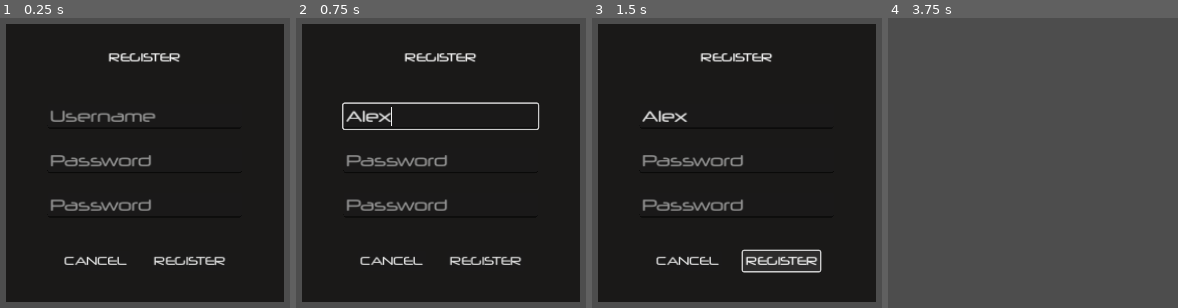
Above: before the commit, frames 1-4 (left to right).
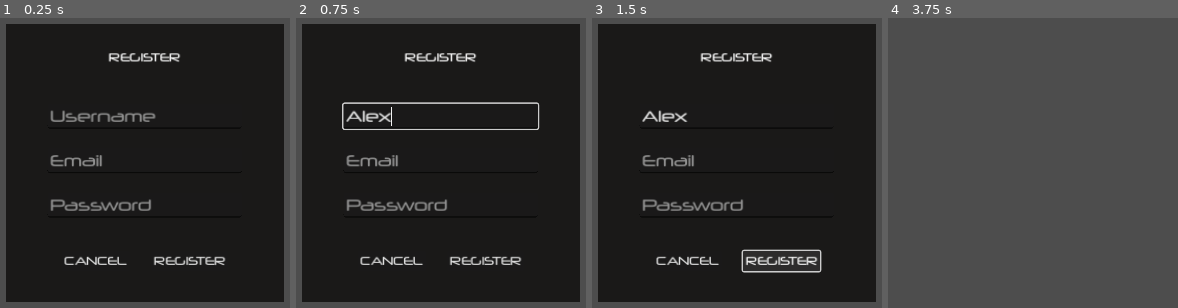
Above: after the commit, the same moments.

Repository: AAAMON/IP-2A3-2024
Game: Godot game, scene res://authentification/register.tscn
Two runs of this game, one before a commit and one after it. Both use one fixed random seed, a clock stepped at 60 frames per second and the inputs below. This scene is started directly instead of the project's main scene.
Inputs (mouse positions are in pixels of both pictures, inside the frame that each line leads up to):
- Up to frame 1 (0.25 s): no input
- Up to frame 2 (0.75 s): click (441, 116) at 0.52 s; type "Alex" at 0.6 s
- Up to frame 3 (1.5 s): click "REGISTER" at 1.25 s
- Up to frame 4 (3.75 s): click "REGISTER" at 2 s; click "REGISTER" at 2.75 s; click "CANCEL" at 3.5 s

The runs differ from the first frame. In frame 1, 0.7% of the frame differs, in the area x 17-53%, y 47-52%; in frame 2, 0.7%; in frame 3, 0.7%; in frame 4, nothing differs.
Error after the commit: Invalid access to property or key 'message' on a base object of type 'Nil'. (res://authentification/register.gd:33)

Commit message:
Add register

Diff:
--- a/code/src/godot/dune-godot/authentification/login.gd
+++ b/code/src/godot/dune-godot/authentification/login.gd
@@ -16,7 +16,6 @@
 
 
 func _on_login_pressed():
-	# CHECH IF PASS 1 AND 2 ARE THE SAME DUM DUM
 	var username = get_node("NinePatchRect/VBoxContainer/Username")
 	var password = get_node("NinePatchRect/VBoxContainer/Password1")
 	var loginRequest = HTTPRequest.new()
--- a/code/src/godot/dune-godot/authentification/register.gd
+++ b/code/src/godot/dune-godot/authentification/register.gd
@@ -16,4 +16,22 @@
 
 
 func _on_register_pressed():
-	pass # Replace with function body.
+		# CHECH IF PASS 1 AND 2 ARE THE SAME DUM DUM
+	var username = get_node("NinePatchRect/VBoxContainer/Username")
+	var password = get_node("NinePatchRect/VBoxContainer/Password1")
+	var mail = get_node("NinePatchRect/VBoxContainer/Email")
+	var registerRequest = HTTPRequest.new()
+	registerRequest.connect("request_completed", _on_register_completed)
+	add_child(registerRequest)
+	var error = registerRequest.request(PlayerData.api_url + "register/" + username.get_text() + "/" + password.get_text() + "/" + mail.get_text())
+	if error != OK:
+		push_error("ERROR: HTTP: LOGIN")
+
+func _on_register_completed(_result, _response_code, _headers, body):
+	var response_string = body.get_string_from_utf8()
+	var json = JSON.parse_string(response_string)
+	if (json["message"] == "ok"):
+		print("Registered account!")
+		queue_free()
+	else:
+		print("ERROR: AT REGISTER.")
--- a/code/src/godot/dune-godot/authentification/register.tscn
+++ b/code/src/godot/dune-godot/authentification/register.tscn
@@ -79,17 +79,17 @@
 custom_minimum_size = Vector2(0, 20)
 layout_mode = 2
 
-[node name="Password1" type="LineEdit" parent="NinePatchRect/VBoxContainer"]
+[node name="Email" type="LineEdit" parent="NinePatchRect/VBoxContainer"]
 layout_mode = 2
 theme_override_fonts/font = ExtResource("3_kqcuj")
 theme_override_font_sizes/font_size = 22
-placeholder_text = "Password"
+placeholder_text = "Email"
 
 [node name="MarginContainer3" type="MarginContainer" parent="NinePatchRect/VBoxContainer"]
 custom_minimum_size = Vector2(0, 20)
 layout_mode = 2
 
-[node name="Password2" type="LineEdit" parent="NinePatchRect/VBoxContainer"]
+[node name="Password1" type="LineEdit" parent="NinePatchRect/VBoxContainer"]
 layout_mode = 2
 theme_override_fonts/font = ExtResource("3_kqcuj")
 theme_override_font_sizes/font_size = 22
@@ -116,3 +116,4 @@
 text = "REGISTER"
 
 [connection signal="pressed" from="NinePatchRect/VBoxContainer/HBoxContainer/cancel" to="." method="_on_cancel_pressed"]
+[connection signal="pressed" from="NinePatchRect/VBoxContainer/HBoxContainer/register" to="." method="_on_register_pressed"]
Not shown, changed: modificariApiGui/guiapi.txt
